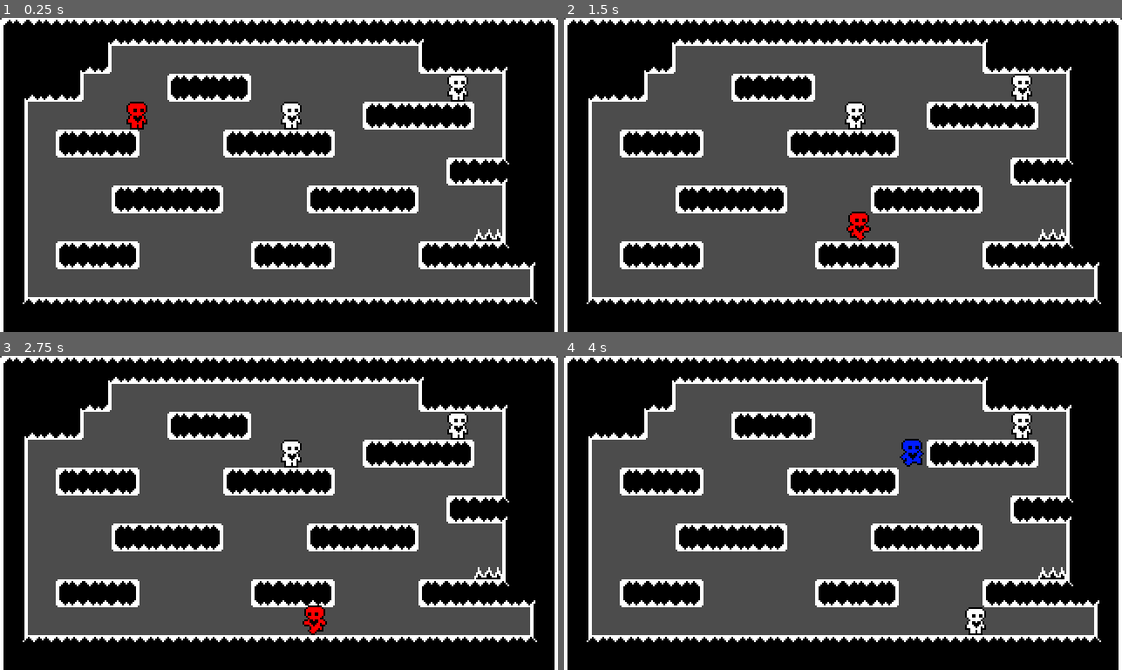
Above: before the commit, frames 1-4 (two rows, left to right).
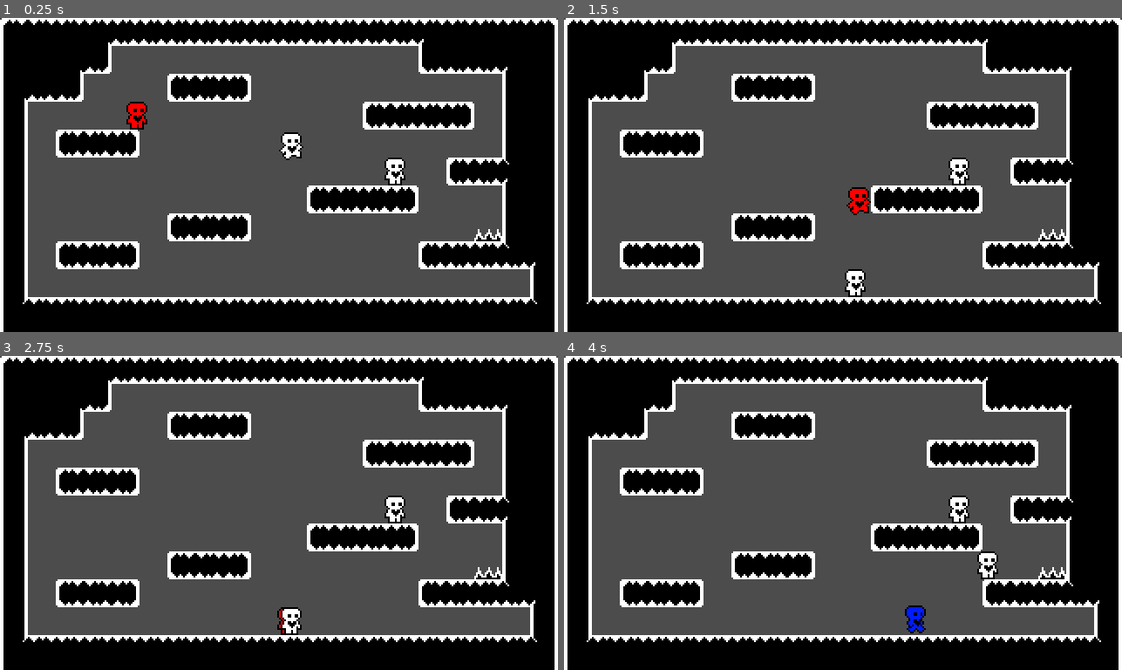
Above: after the commit, the same moments.

Repository: MarianZuska/stack-em-up
Game: Godot game, scene res://BrutenisTestRoom.tscn
Same seed, same stepped clock (60 frames per second), same inputs: the game is played once before the commit and once after it.
Inputs:
- Up to frame 1 (0.25 s): no input
- Up to frame 2 (1.5 s): hold D (right) from 0.53 s (still down); tap E (merge_characters) at 0.6 s; tap W (up) at 0.77, 1.07 s; tap Q (unmerge_characters) at 0.8, 1.35 s
- Up to frame 3 (2.75 s): tap W (up) at 1.52, 1.55, 1.82 s; release D (right) at 2.03 s; hold A (left) from 2.03 s (still down); hold W (up) from 2.03 s (still down); tap E (merge_characters) at 2.3 s
- Up to frame 4 (4 s): release A (left) at 2.78 s; release W (up) at 2.78 s; hold D (right) from 2.78 s (still down); tap E (merge_characters) at 2.85 s; tap W (up) at 3.02, 3.32 s; tap Q (unmerge_characters) at 3.05 s; hold W (up) from 3.53 s (still down); tap Tab (swap_character) at 3.6 s

The runs differ from the first frame. In frame 1, 7.0% of the frame differs, in the area x 20-84%, y 17-80%; in frame 2, 7.9%, in the area x 20-84%, y 17-89%; in frame 3, 7.7%; in frame 4, 7.9%.

Commit message:
Collision now scales with multiple players

Diff:
--- a/BrutenisTestRoom.tscn
+++ b/BrutenisTestRoom.tscn
@@ -465,7 +465,7 @@
 tile_set = SubResource( 48 )
 cell_size = Vector2( 16, 16 )
 format = 1
-tile_data = PoolIntArray( 0, 0, 0, 1, 0, 1, 2, 0, 1, 3, 0, 5 …(686 unchanged characters)… 2147, 0, 196609, 262148, 0, 196610, 262152, 0, 196608, 262153, 0, 196609, 262154, 0, 196609, 262155, 0, 196610, 262162, 0, 65536, 262163, 0, 65538, 327680, 0, 65539, 327696, 0, 196608, 327697, 0, 196609, 327698, 0, 262150, 327699, 0, 65538, 393216, 0, 65539, 393220, 0, 196608, 393221, 0, 196609, 393222, 0, 196609, 393223, 0, 196610, 393227, 0, 196608, 393228, 0, 196609, 393229, 0, 196609, 393230, 0, 196610, 393234, 0, 65536, 393235, 0, 65538, 458752, 0, 65539, 458770, 0, 65536, 458771, 0, 65538, 524288, 0, 65539, 524290, 0, 196608, 524291, 0, 196609, 524292, 0, 196610, 524297, 0, 196608, 524298, 0, 196609, 524299, 0, 196610, 524303, 0, 196608, 524304,  …(773 unchanged characters)…
+tile_data = PoolIntArray( 0, 0, 0, 1, 0, 1, 2, 0, 1, 3, 0, 5 …(686 unchanged characters)… 2147, 0, 196609, 262148, 0, 196610, 262162, 0, 65536, 262163, 0, 65538, 327680, 0, 65539, 327696, 0, 196608, 327697, 0, 196609, 327698, 0, 262150, 327699, 0, 65538, 393216, 0, 65539, 393227, 0, 196608, 393228, 0, 196609, 393229, 0, 196609, 393230, 0, 196610, 393234, 0, 65536, 393235, 0, 65538, 458752, 0, 65539, 458758, 0, 196608, 458759, 0, 196609, 458760, 0, 196610, 458770, 0, 65536, 458771, 0, 65538, 524288, 0, 65539, 524290, 0, 196608, 524291, 0, 196609, 524292, 0, 196610, 524303, 0, 196608, 524304,  …(773 unchanged characters)…
 
 [node name="PlayerController" parent="." instance=ExtResource( 1 )]
 player_root_nodes = [ NodePath("../Player"), NodePath("../Player2"), NodePath("../Player3") ]
@@ -478,7 +478,7 @@
 player_color = Color( 0, 0.109804, 1, 1 )
 
 [node name="Player3" parent="." instance=ExtResource( 3 )]
-position = Vector2( 262.706, 48.5617 )
+position = Vector2( 226.547, 85.1408 )
 player_color = Color( 1, 0.984314, 0, 1 )
 
 [node name="SceneChanger" parent="." instance=ExtResource( 4 )]
--- a/Player.tscn
+++ b/Player.tscn
@@ -74,15 +74,15 @@
 script = ExtResource( 3 )
 
 [node name="Player" type="KinematicBody2D" parent="."]
+collision_mask = 2147483648
 script = ExtResource( 2 )
 
 [node name="Sprite" type="Sprite" parent="Player"]
 texture = ExtResource( 1 )
 hframes = 8
-frame = 7
 
 [node name="CollisionShape2D" type="CollisionShape2D" parent="Player"]
-position = Vector2( 0, 2.588 )
+position = Vector2( 0, 2.637 )
 shape = SubResource( 1 )
 
 [node name="AnimPlayer" type="AnimationPlayer" parent="Player"]
--- a/PlayerController.gd
+++ b/PlayerController.gd
@@ -2,6 +2,9 @@
 
 export(Array, NodePath) var player_root_nodes = []
 var currently_active_index = 0
+
+const PLAYER_COLLISION_SIZE_Y = -7.341
+const PLAYER_COLLISION_OFFSET_Y = 2.637
 
 
 # Called when the node enters the scene tree for the first time.
@@ -28,8 +31,10 @@
 			var curr_player_tree = get_player_tree(curr_player)
 			if not(curr_player in other_player_tree) and not(other_player in curr_player_tree):
 				other_player.set("can_move", false)
-				other_player.get_child(1).disabled = true
+				get_collision_shape(other_player).disabled = true
 				curr_player_tree[-1].player_on_top = other_player
+				resize_collision_shape(other_player)
+	resize_collision_shape(curr_player)
 
 func unstack_for_player(curr_player):
 	var player = curr_player.player_on_top
@@ -37,8 +42,20 @@
 		# If unstack all players
 		# unstack_for_player(curr_player.player_on_top)
 		player.set("can_move", true)
-		player.get_child(1).disabled = false
+		get_collision_shape(player).disabled = false
 		curr_player.player_on_top = null
+		resize_collision_shape(player)
+	resize_collision_shape(curr_player)
+
+func get_collision_shape(for_player):
+	return for_player.get_child(1)
+
+func resize_collision_shape(for_player):
+	var cs = get_collision_shape(for_player)
+	var players_above = len(get_player_tree(for_player)) - 1
+	cs.position.y = PLAYER_COLLISION_OFFSET_Y + PLAYER_COLLISION_SIZE_Y * players_above
+	cs.scale.y = 1 + players_above
+	#print(cs.shape.x, cs.shape.y)
 
 func get_current_player():
 	return get_players()[currently_active_index]
@@ -68,9 +85,9 @@
 		stack_on_player(get_current_player())
 	if Input.is_action_just_pressed("unmerge_characters"):
 		unstack_for_player(get_current_player())
-	for action in ["down", "left", "right"]:
+	for action in ["down", "left", "right", "up"]:
 		if Input.is_action_just_pressed(action):
 			var p = find_which_player_is_stacked_below(get_current_player())
 			if p != null:
 				unstack_for_player(p)
-				continue
+				break
